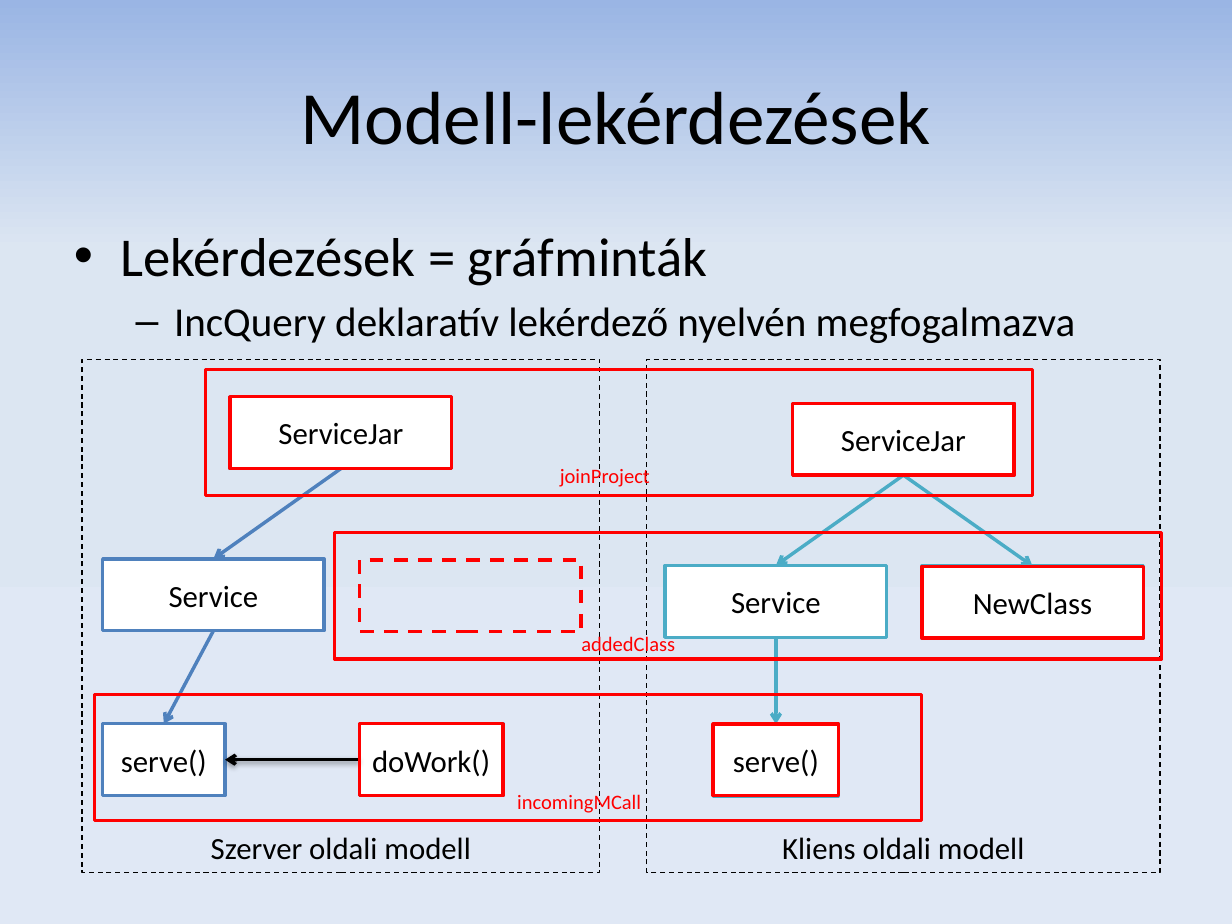
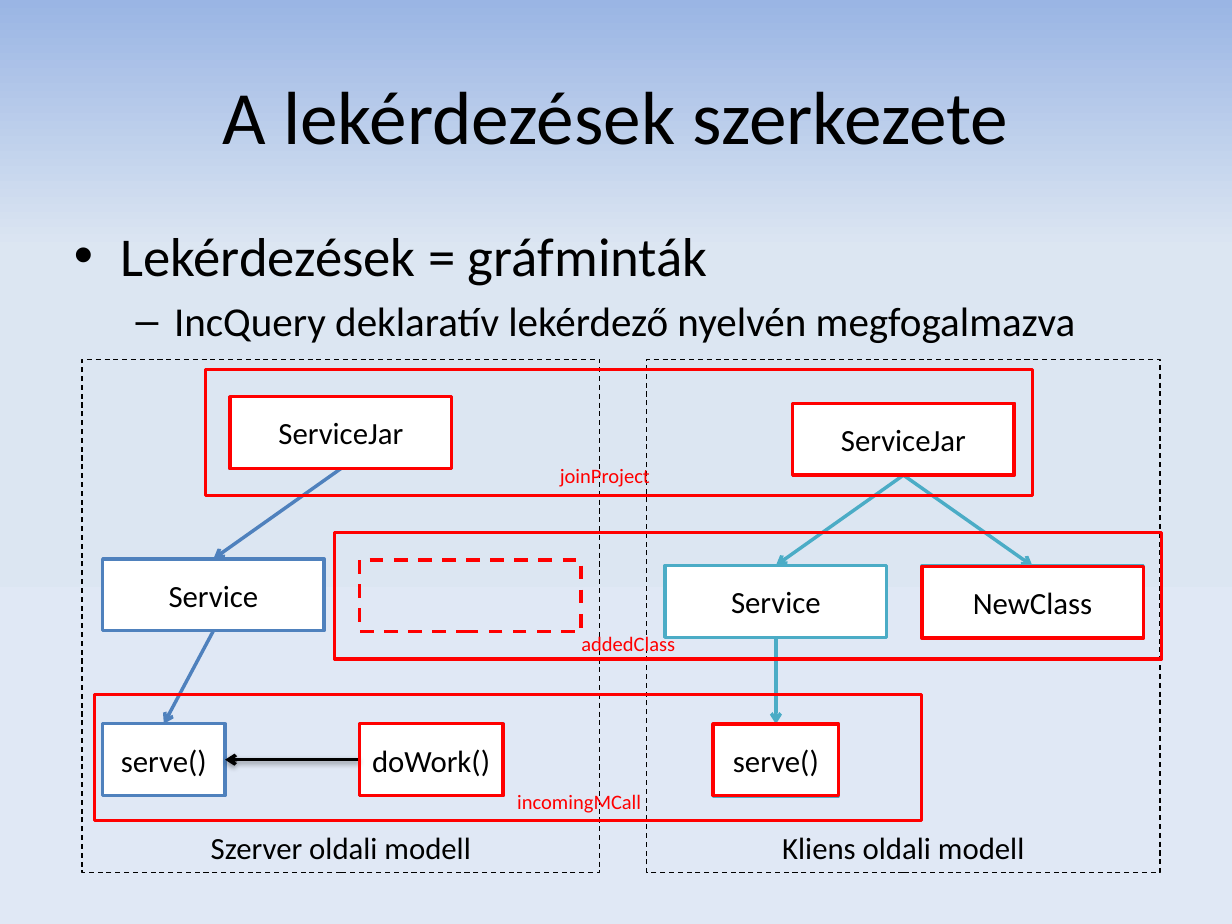
Before and after one commit to donat/incquery-deps, a slide deck: slide 12 of incquery-deps-documentation/presentation/tdk_pres_hu_v2.pptx. Drawn at 1232x924 pixels with LibreOffice and Linux fonts; fonts in the diff are those of the drawing. Boxes give left, top, right and bottom in pixels: in the first picture for what was removed or moved away, otherwise in the second. Text is boxed around its words. In the diff, an @@ line names an element or a change of style, - is before the commit and + after.

```diff
--- a/incquery-deps-documentation/presentation/tdk_pres_hu_v2.pptx
+++ b/incquery-deps-documentation/presentation/tdk_pres_hu_v2.pptx
@@ title at [223, 91, 1008, 145]: text changed @@
-Modell-lekérdezések
+A lekérdezések szerkezete
```
Also in this commit, not shown: 4 other slides changed.
